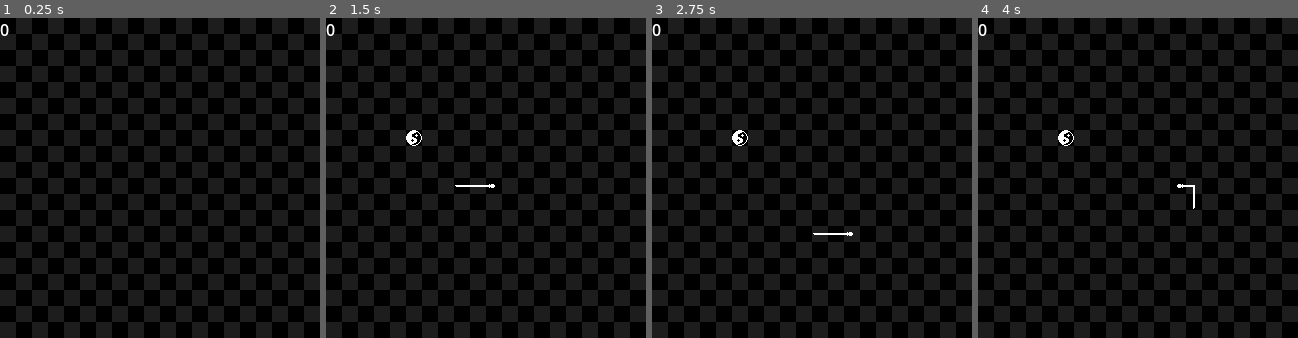
Above: before the commit, frames 1-4 (left to right).
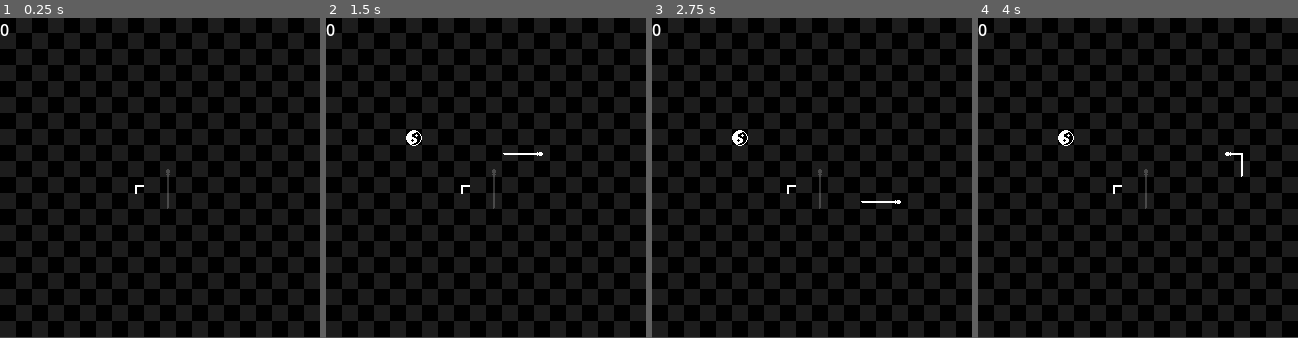
Above: after the commit, the same moments.

Repository: Ido-Tsixetn/Ouroboros
Game: Godot game, scene res://Scenes/game.tscn
Two runs of this game, one before a commit and one after it. Both use one fixed random seed, a clock stepped at 60 frames per second and the inputs below.
Inputs:
- Up to frame 1 (0.25 s): no input
- Up to frame 2 (1.5 s): hold Right (ui_right) 0.53-1.28 s; hold Down (ui_down) from 1.28 s (still down)
- Up to frame 3 (2.75 s): release Down (ui_down) at 2.03 s; hold Right (ui_right) from 2.03 s (still down)
- Up to frame 4 (4 s): release Right (ui_right) at 2.78 s; hold Up (ui_up) 2.78-3.53 s; hold Left (ui_left) from 3.53 s (still down)

The runs differ from the first frame. In frame 1, 6.4% of the frame differs, in the area x 0-100%, y 4-100%; in frame 2, 6.5%; in frame 3, 6.5%; in frame 4, 6.5%.

Commit message:
First animation completed

Diff:
--- a/Scenes/game.tscn
+++ b/Scenes/game.tscn
@@ -1,9 +1,10 @@
-[gd_scene load_steps=9 format=3 uid="uid://drt67aat0vpel"]
+[gd_scene load_steps=11 format=3 uid="uid://drt67aat0vpel"]
 
 [ext_resource type="Texture2D" uid="uid://c8iido0a17pga" path="res://Sprites/Snake_SpriteSheet.png" id="1_ebmjs"]
 [ext_resource type="Script" uid="uid://c8wjtiln8hy7n" path="res://Scripts/Game.gd" id="1_wrm1d"]
 [ext_resource type="Texture2D" uid="uid://c2jx4e8x4cjgm" path="res://Sprites/Apple_SpriteSheet.png" id="3_3dryh"]
 [ext_resource type="PackedScene" uid="uid://0ffrnb4su3lu" path="res://Scenes/score.tscn" id="4_3dryh"]
+[ext_resource type="Texture2D" uid="uid://bd7umvaw2ysuk" path="res://Sprites/Corner_non_animation.png" id="4_i6g32"]
 [ext_resource type="Texture2D" uid="uid://djxjt352yrieg" path="res://Sprites/background.png" id="5_wowpa"]
 
 [sub_resource type="TileSetAtlasSource" id="TileSetAtlasSource_qxrlw"]
@@ -28,15 +29,30 @@
 texture = ExtResource("3_3dryh")
 0:0/0 = 0
 
+[sub_resource type="TileSetAtlasSource" id="TileSetAtlasSource_1l0tm"]
+texture = ExtResource("4_i6g32")
+0:0/animation_columns = 24
+0:0/0 = 0
+
 [sub_resource type="TileSet" id="TileSet_wrm1d"]
 sources/0 = SubResource("TileSetAtlasSource_qxrlw")
 sources/1 = SubResource("TileSetAtlasSource_wowpa")
+sources/2 = SubResource("TileSetAtlasSource_1l0tm")
 
 [node name="Game" type="Node"]
 script = ExtResource("1_wrm1d")
 
+[node name="Ground3" type="TileMapLayer" parent="."]
+modulate = Color(1.6093352, 1.6093352, 1.6093352, 0.2)
+texture_filter = 3
+use_parent_material = true
+tile_map_data = PackedByteArray(0, 0, 10, 0, 9, 0, 0, 0, 2, 0, 1, 0, 0, 0, 10, 0, 10, 0, 0, 0, 4, 0, 1, 0, 0, 0, 10, 0, 11, 0, 0, 0, 1, 0, 1, 0, 0, 0)
+tile_set = SubResource("TileSet_wrm1d")
+
 [node name="Ground" type="TileMapLayer" parent="."]
+texture_filter = 1
 use_parent_material = true
+tile_map_data = PackedByteArray(0, 0, 8, 0, 10, 0, 2, 0, 0, 0, 0, 0, 0, 0)
 tile_set = SubResource("TileSet_wrm1d")
 
 [node name="SnakeTick" type="Timer" parent="."]
@@ -47,9 +63,12 @@
 
 [node name="Ground2" type="TextureRect" parent="."]
 z_index = -1
+texture_filter = 1
 anchors_preset = 15
 anchor_right = 1.0
 anchor_bottom = 1.0
+offset_top = -1.0
+offset_bottom = -1.0
 grow_horizontal = 2
 grow_vertical = 2
 size_flags_horizontal = 4
--- a/Scripts/Game.gd
+++ b/Scripts/Game.gd
@@ -3,8 +3,9 @@
 const SNAKE = 0
 const APPLE = 1
 var apple_pos
-var snake_body = [Vector2(5,10), Vector2(4,10), Vector2(3,10)]
-var snake_direction = Vector2(1,0)
+var snake_body = [Vector2(10,10), Vector2(10,11), Vector2(10,12)]
+var snake_direction = Vector2(0,-1)
+var new_direction = Vector2(0,-1)
 var add_apple = false
 
 func _ready():
@@ -72,6 +73,7 @@
 	if block_relation == Vector2(0, -1): return 'up'
 
 func move_snake():
+	snake_direction = new_direction
 	if add_apple:
 		delete_tiles(SNAKE)
 		var body_copy = snake_body.slice(0,snake_body.size())
@@ -94,16 +96,16 @@
 func _input(event: InputEvent) -> void:
 	if Input.is_action_just_pressed("ui_up"):
 		if not snake_direction == Vector2(0,1):
-			snake_direction = Vector2 (0, -1)
+			new_direction = Vector2 (0, -1)
 	if Input.is_action_just_pressed("ui_down"):
 		if not snake_direction == Vector2(0,-1):
-			snake_direction = Vector2 (0, 1)
+			new_direction = Vector2 (0, 1)
 	if Input.is_action_just_pressed("ui_left"):
 		if not snake_direction == Vector2(1,0):
-			snake_direction = Vector2 (-1, 0)
+			new_direction = Vector2 (-1, 0)
 	if Input.is_action_just_pressed("ui_right"):
 		if not snake_direction == Vector2(-1,0):
-			snake_direction = Vector2 (1, 0)
+			new_direction = Vector2 (1, 0)
 
 func check_apple_eaten ():
 	if apple_pos == snake_body[0]:
@@ -120,8 +122,8 @@
 		if block == head:
 			reset()
 func reset ():
-	snake_body = [Vector2(5,10), Vector2(4,10), Vector2(3,10)]
-	snake_direction = Vector2(1,0)
+	snake_body = [Vector2(10,10), Vector2(10,11), Vector2(10,12)]
+	snake_direction = Vector2(0,-1)
 
 func _on_snake_tick_timeout() -> void:
 	move_snake()
Binary file added: Sprites/Corner_non_animation.aseprite
Binary file added: Sprites/Corner_non_animation.png
Not shown, added: Sprites/Corner_non_animation.png.import
